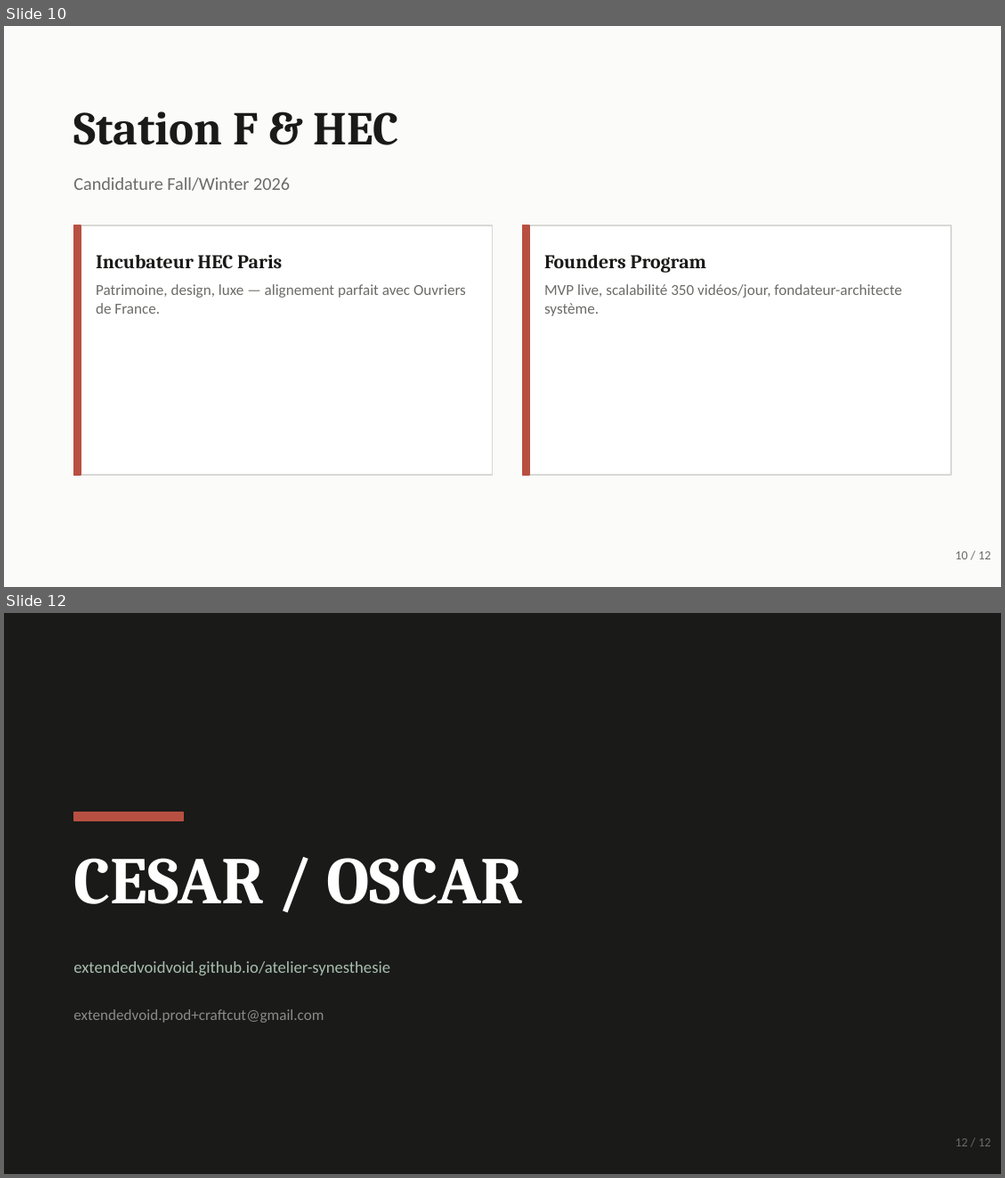
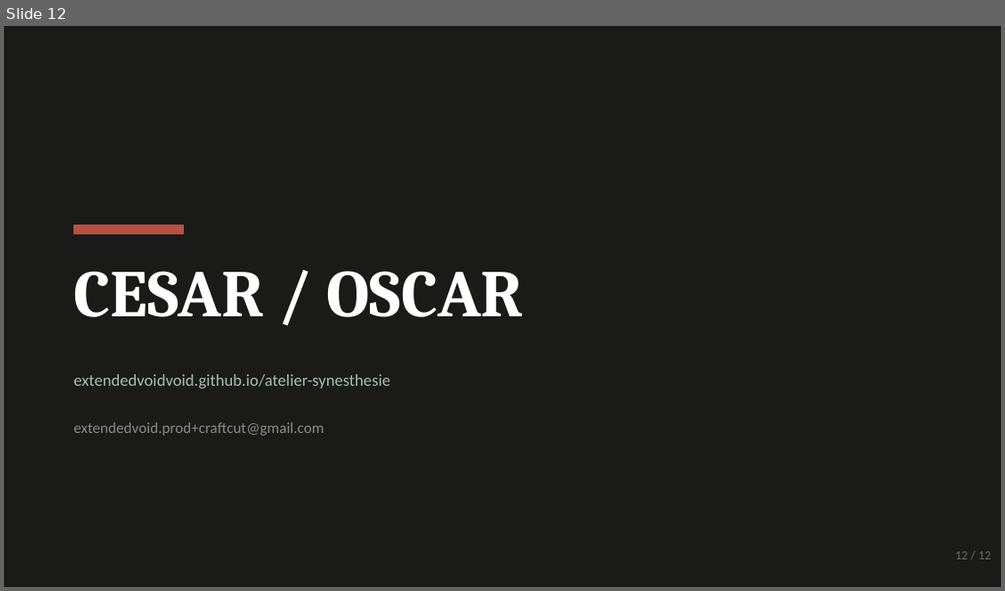
Before and after one commit to extendedvoidvoid/cesar-cabrera-cesar-plus, a slide deck: CraftCut_Pitch_Deck.pptx. Shown one above the other, each under a label of ours: slides 10 and 12 before the commit, slide 12 after it; the slides between them are not shown. The pictures are 1005x1178 and 1005x591 pixels, drawn with LibreOffice and Linux fonts; fonts in the diff are those of the drawing. Boxes give left, top, right and bottom in pixels: in the first picture for what was removed or moved away, otherwise in the second. Text is boxed around its words. In the diff, an @@ line names an element or a change of style, - is before the commit and + after.

Commit message:
refactor: align pitch deck and PITCH_DECK with new CraftCut narrative
- Pop culture entry → labels → youth podcasts
- Editorial duo, satellite pages, voice cloning EU
- Cloud-ready positioning (no M3/Gutenberg/Apple Music refs)
- Regenerated 12-slide CraftCut_Pitch_Deck.pptx

```diff
--- a/CraftCut_Pitch_Deck.pptx
+++ b/CraftCut_Pitch_Deck.pptx
@@ slide 10 removed at bbox=[4, 26, 1001, 587], background #FBFBFA @@
@@ text removed at bbox=[73, 111, 399, 145] @@
-Station F & HEC
@@ text removed at bbox=[73, 177, 290, 191] @@
-Candidature Fall/Winter 2026
@@ rectangle removed at bbox=[73, 225, 493, 475] @@
@@ rectangle removed at bbox=[73, 225, 81, 475] @@
@@ rectangle removed at bbox=[522, 225, 951, 475] @@
@@ rectangle removed at bbox=[522, 225, 529, 475] @@
@@ text removed at bbox=[96, 255, 282, 269] @@
-Incubateur HEC Paris
@@ text removed at bbox=[544, 255, 707, 273] @@
-Founders Program
@@ text removed at bbox=[96, 284, 466, 313] @@
-Patrimoine, design, luxe — alignement parfait avec Ouvriers de France.
@@ text removed at bbox=[544, 284, 901, 316] @@
-MVP live, scalabilité 350 vidéos/jour, fondateur-architecte système.
@@ text removed at bbox=[955, 551, 991, 559] @@
-10 / 12
```
Also in this commit, not shown: 5 slides changed, 6 slides added, 5 other slides removed, 4 other files.
